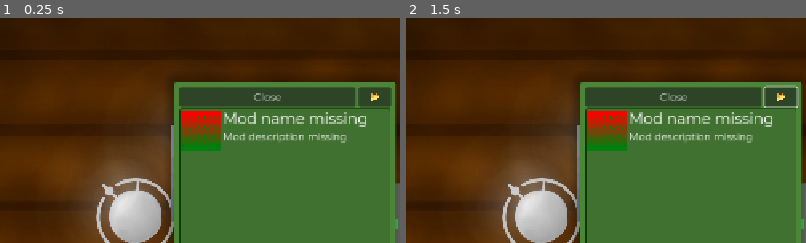
Above: before the commit, frames 1-2 (left to right).
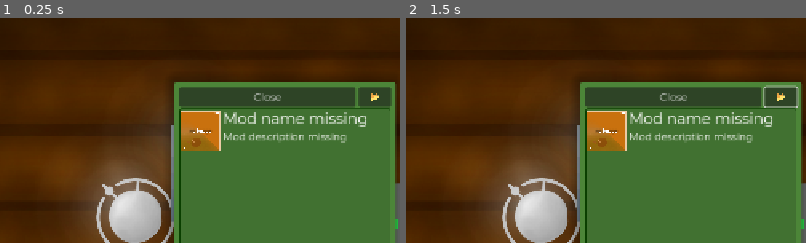
Above: after the commit, the same moments.

Repository: klodskateam/zurvival-remastered
Game: Godot game, scene res://mods.tscn
The game is run twice, just before and just after one commit, with the same random seed, the same clock (stepped at 60 frames per second) and the same inputs. This scene is started directly instead of the project's main scene.
Inputs (mouse positions are % of the whole screen's width and height, from its top left):
- Up to frame 1 (0.25 s): no input
- Up to frame 2 (1.5 s): click "📂" at 0.5 s; tap Enter at 1.25 s; move the mouse to (72, 45) at 1.27 s; hold D (right) from 1.28 s (still down); hold Shift (run) from 1.28 s (still down); click (72, 45) at 1.42 s
The pictures show only the part of the screen within x 13-63%, y 5-55%; the shares and areas given below are measured in that part.

The runs differ from the first frame. In frame 1, 1.7% of the frame differs, in the area x 45-56%, y 41-60%; in frame 2, 1.7%.
Error in both runs: Invalid type in function 'set_locale' in base 'TranslationServer'. Cannot convert argument 1 from Nil to String. (res://global.gd:24)

Commit message:
description_not_found
хз просто сменил картинку, и сделал патч чтобы вторые обои чаще показывались

Diff:
--- a/background.gd
+++ b/background.gd
@@ -28,7 +28,12 @@
 	preload("res://bgs/7.png"),
 	"mw10b1909"
 ]
-const images = 7
+const BG8 = [
+	preload("res://bgs/2.png"),
+	"mw10b1909"
+]
+
+const images = 8
 # Called when the node enters the scene tree for the first time.
 func _ready() -> void:
 	pass
@@ -50,12 +55,18 @@
 		if randi_range(1, images) == 4:
 			texture = BG4[0]
 			$Label.text = tr("$createdby") + " " + BG4[1]
+		if randi_range(1, images) == 5:
+			texture = BG5[0]
+			$Label.text = tr("$createdby") + " " + BG5[1]
 		if randi_range(1, images) == 6:
 			texture = BG6[0]
 			$Label.text = tr("$createdby") + " " + BG6[1]
 		if randi_range(1, images) == 7:
 			texture = BG7[0]
 			$Label.text = tr("$createdby") + " " + BG7[1]
+		if randi_range(1, images) == 8:
+			texture = BG8[0]
+			$Label.text = tr("$createdby") + " " + BG8[1]
 
 
 
Binary file changed: image_not_found.png
